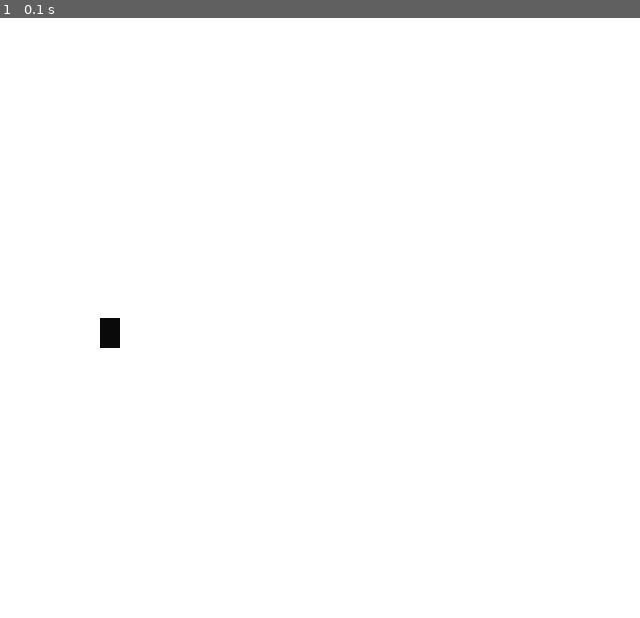
Above: before the commit, frame 1.
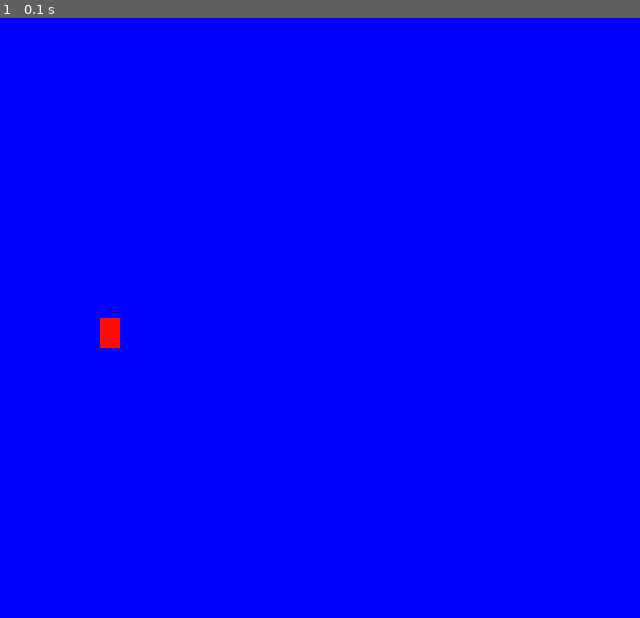
Above: after the commit, the same moment.

Repository: Txndra/Autonomous-Car-Simulation
Game: pygame game, started from testPygame.py
The game is run twice, just before and just after one commit, with the same random seed, the same clock (stepped at 60 frames per second) and the same inputs.
Inputs:
- Up to frame 1 (0.1 s): no input

The runs differ from the first frame. In frame 1, 100% of the frame differs, in the area x 0-100%, y 0-100%.

Commit message:
replaced 'SCR' with 'screen'

Diff:
--- a/MapDesign.py
+++ b/MapDesign.py
@@ -74,7 +74,7 @@
                 self.buttons.append(userButtons(r,c,mapFrame))
 
         #creates the map creator in the correct size
-
+        #options below go into the frame
         startButton = tk.Button(optionsFrame, text = 'PICK START TILE', command = self.startButton).grid(row = 0, column = 0)
         undoButton = tk.Button(optionsFrame, text = 'UNDO', command = self.undo).grid(row = 0, column = 1)
         clearButton = tk.Button(optionsFrame, text = 'CLEAR ALL', command = self.clearMap).grid(row = 1 , column = 0)
@@ -92,6 +92,7 @@
             userButtons.startup = True
 
     def undo(self):
+        #uses Stack commands defined in Stack.py
         try:
 
             returnVal = userButtons.currentStack.pop()
--- a/Stack.py
+++ b/Stack.py
@@ -1,4 +1,5 @@
 class Stack:
+    #Just a typical Stack module. This is needed for map creation so the user can have an 'undo' option.
     def __init__(self, maxSize):
         self.top = -1#points to top of stack
         self.contents = []
--- a/neural.py
+++ b/neural.py
@@ -11,10 +11,11 @@
         self.hiddenLayer2Size = 5
         self.outputLayerSize = 2
 
+        #randomises weights
         self.weights1 = np.random.randn(self.inputLayerSize, self.hiddenLayer1Size)
         self.weights2 = np.random.randn(self.hiddenLayer1Size, self.hiddenLayer2Size)
         self.weights3 = np.random.randn(self.hiddenLayer2Size, self.outputLayerSize)
-        #randomises weights
+
 
     def calculateOutput(self, inputs):
         e = np.array([inputs]) #puts inputs into an array
@@ -33,7 +34,7 @@
 
 
     def forward(self, e):
-        #Traverses through neyral network using matrix multiplication to find an output
+        #Traverses through neural network using matrix multiplication to find an output
         hidden1 = np.matmul(e, self.weights1)
         activated1 = self.sigmoid(hidden1)
         hidden2 = np.matmul(e, self.weights2)
@@ -45,4 +46,5 @@
         #This function uses matrix multiplication and the sigmoid function (which ranges from 0 to 1) as the activation function
 
     def sigmoid(self, x):
-        return 1/(1 + np.exp(-x)) #this is the sigmoid function (returns values between 0 and 1). it is just a rescalement and translation of the hyperbolyc tan function so it ranges from 0 to 1
+        return 1/(1 + np.exp(-x)) #this is the sigmoid function (returns values between 0 and 1).
+        #it is just a rescalement and translation of the hyperbolic tan function (e^2x-1)/(e^2x+1)so it ranges from 0 to 1
--- a/population.py
+++ b/population.py
@@ -5,10 +5,10 @@
 
 class Population:
     def __init__(self, numCars, frontPoint, carSize, mutationLevel):
-        Car.setSize(carSize)
+        Car.setSize(carSize) #sets size of car
 
-        self.bestCarFitness = 0
-        self.dead = False
+        self.bestCarFitness = 0 #initialises variable for car fitness (so that it can be used for future generations)
+        self.dead = False #Boolean for whether the car is dead or not
         self.startPoint = frontPoint
         self.mutationLevel = mutationLevel
         self.numCars = numCars
@@ -123,8 +123,8 @@
             if c.dead == False:
                 self.dead = False
                 break
-    def show(self, SCR):
+    def show(self, screen):
         for c in self.cars:
             if not c.dead:
-                c.show(SCR)
-        c.show(SCR)
+                c.show(screen)
+        c.show(screen)
--- a/testPygame.py
+++ b/testPygame.py
@@ -1,4 +1,3 @@
-
 import pygame
 from pygame.locals import *
 
@@ -11,7 +10,7 @@
         if event.type == QUIT:
             pygame.quit()
 
-    window.fill([255,255,255])
-    pygame.draw.rect(window, (10,10,10), Rect((100,300), (20,30)))
+    window.fill([0,0,255])
+    pygame.draw.rect(window, (255,10,10), Rect((100,300), (20,30)))
 
     pygame.display.update()
